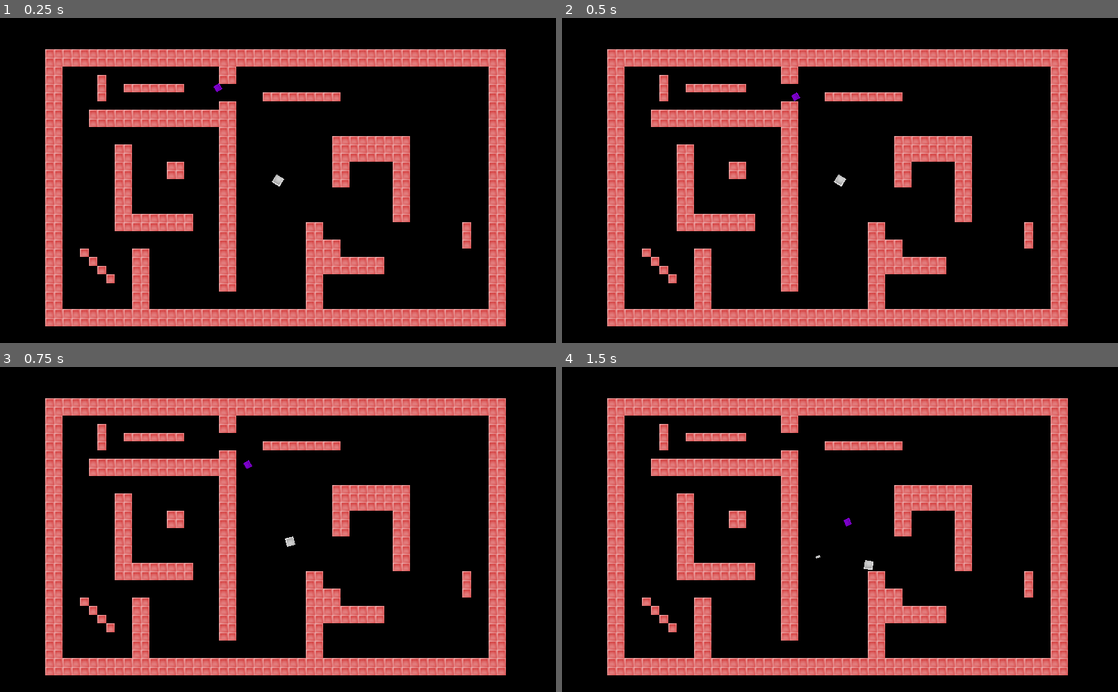
Above: before the commit, frames 1-4 (two rows, left to right).
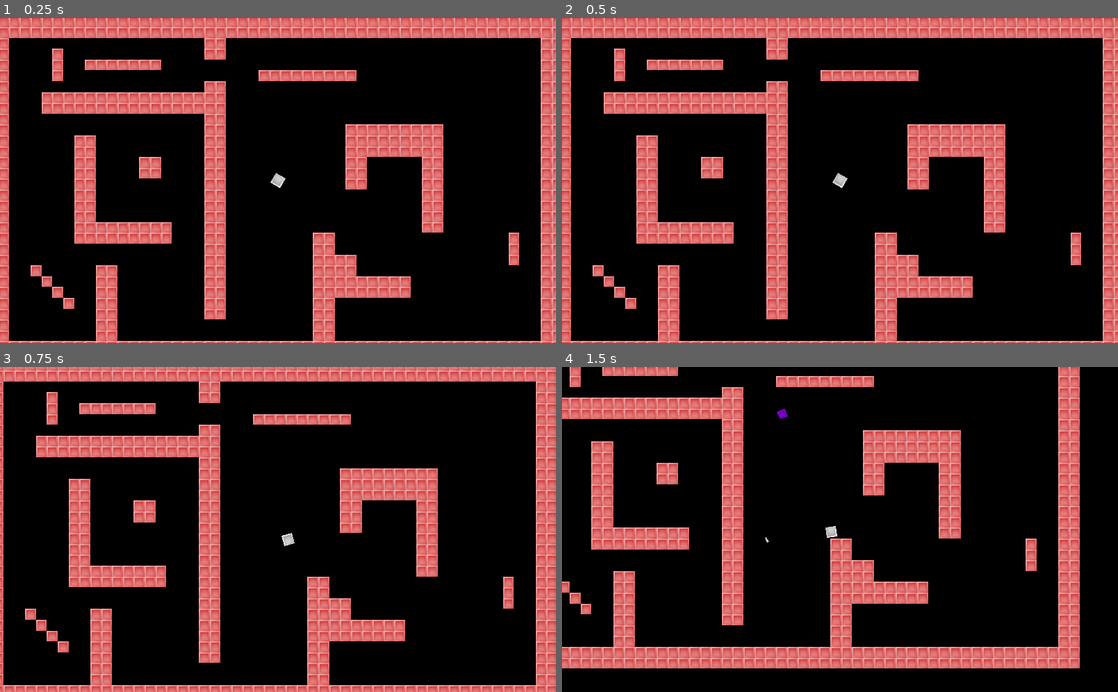
Above: after the commit, the same moments.

Repository: kawzar/pv3-actividad-2
Game: Godot game, scene res://main.tscn
Two runs of this game, one before a commit and one after it. Both use one fixed random seed, a clock stepped at 60 frames per second and the inputs below.
Inputs (mouse positions are in pixels of both pictures, inside the frame that each line leads up to):
- Up to frame 1 (0.25 s): no input
- Up to frame 2 (0.5 s): no input
- Up to frame 3 (0.75 s): tap Enter at 0.5 s; move the mouse to (400, 513) at 0.52 s; hold Right (move_right) from 0.53 s (still down); hold Down (move_bottom) from 0.53 s (still down)
- Up to frame 4 (1.5 s): move the mouse to (728, 545) at 1.27 s; release Right (move_right) at 1.28 s; release Down (move_bottom) at 1.28 s; hold Left (move_left) from 1.28 s (still down); click (728, 545) at 1.35 s

The runs differ from the first frame. In frame 1, 43% of the frame differs, in the area x 0-100%, y 0-100%; in frame 2, 43%; in frame 3, 43%; in frame 4, 34%.

Commit message:
add enemy

Diff:
--- a/enemy/Enemy.tscn
+++ b/enemy/Enemy.tscn
@@ -23,3 +23,5 @@
 
 [node name="CollisionShape2D" type="CollisionShape2D" parent="Area2D"]
 shape = SubResource( 2 )
+
+[connection signal="body_entered" from="Area2D" to="." method="_on_Area2D_body_entered"]
--- a/enemy/enemy.gd
+++ b/enemy/enemy.gd
@@ -7,3 +7,8 @@
 	position += (player.position - position) / 50
 	look_at(player.position)
 	move_and_collide(motion)
+
+
+func _on_Area2D_body_entered(body):
+	if "Bullet" in body.name:
+		queue_free()
--- a/main.tscn
+++ b/main.tscn
@@ -18,6 +18,7 @@
 [node name="TileMap" type="TileMap" parent="level1"]
 tile_set = ExtResource( 1 )
 cell_size = Vector2( 16, 16 )
+collision_use_kinematic = true
 format = 1
 tile_data = PoolIntArray( 65516, 0, 0, 65517, 0, 0, 65518, 0, 0, 65519, 0, 0, 65520, 0, 0, 65521, 0, 0, 65522, 0, 0, 65 …(7903 unchanged characters)…
 
@@ -37,10 +38,11 @@
 position = Vector2( -0.0279999, -0.182007 )
 shape = SubResource( 2 )
 
-[node name="Camera2D" type="Camera2D" parent="."]
-position = Vector2( 108.528, 242.682 )
+[node name="Camera2D" type="Camera2D" parent="player"]
 current = true
+zoom = Vector2( 0.8, 0.8 )
 process_mode = 0
+smoothing_enabled = true
 
 [node name="Enemy" parent="." instance=ExtResource( 3 )]
 
